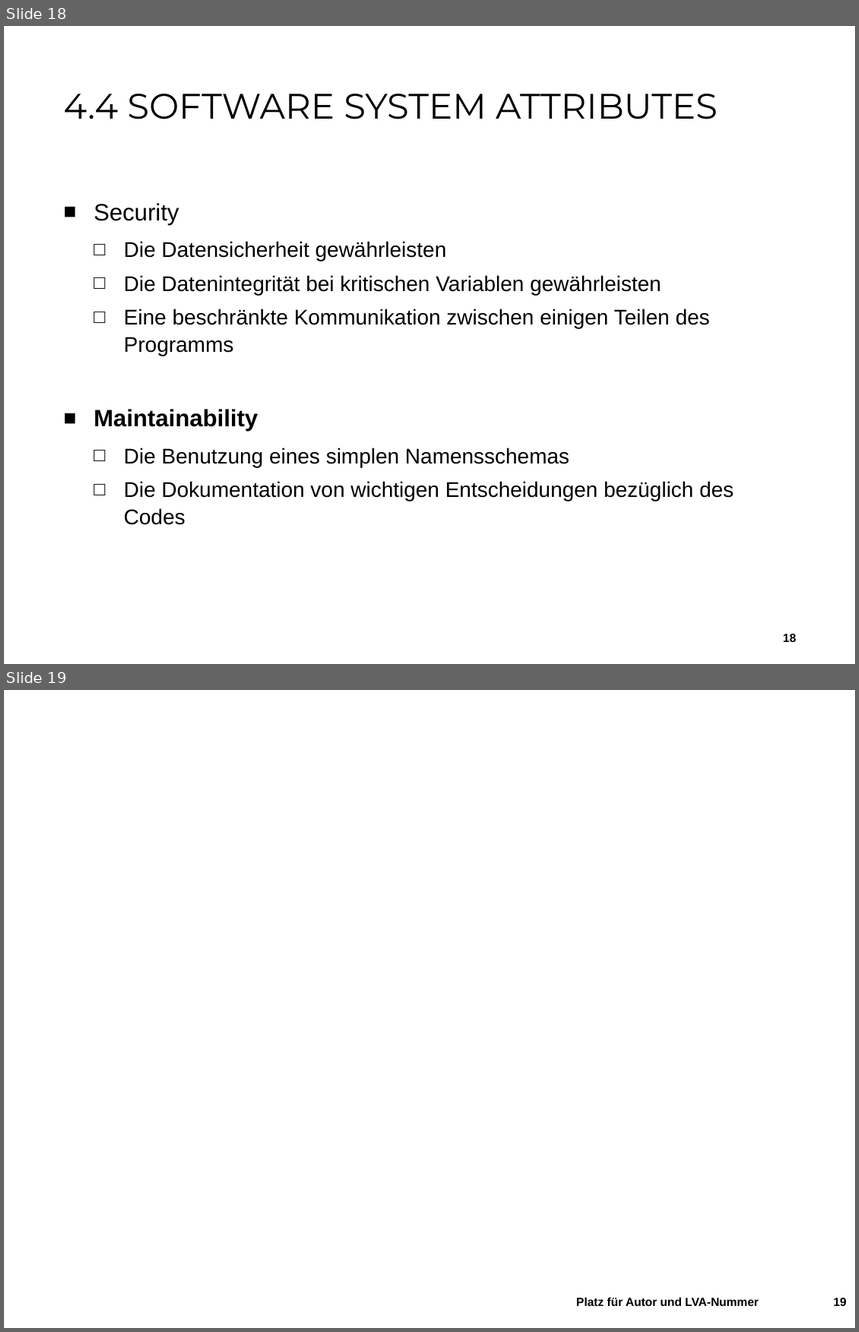
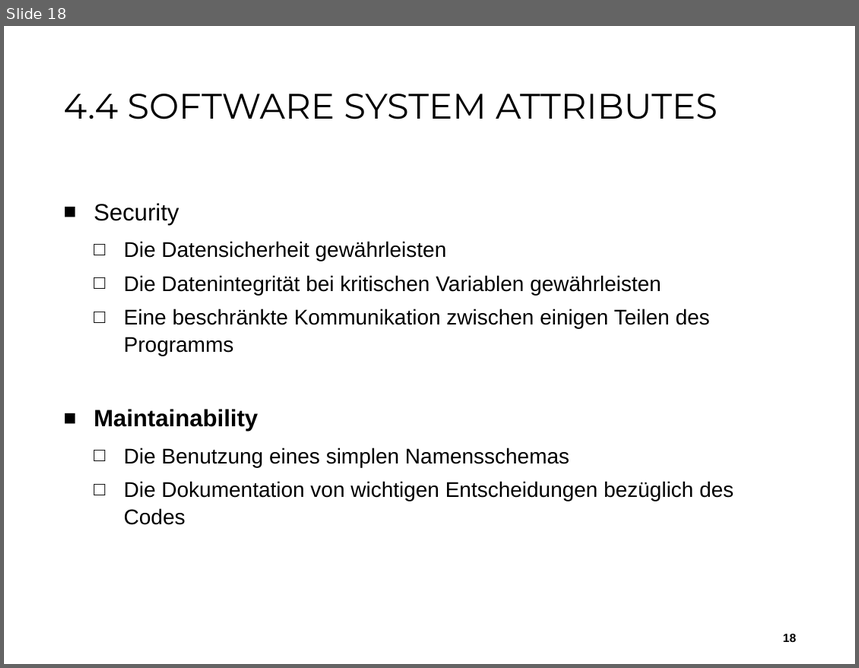
Before and after one commit to aistleithnera/258321_DKE_PR, a slide deck: Dokumente/Anforderungsanalyse/Anforderungsanaylse_Praesentation.pptx. Shown one above the other, each under a label of ours: slides 18 and 19 before the commit, slide 18 after it. The pictures are 859x1332 and 859x668 pixels, drawn with LibreOffice and Linux fonts; fonts in the diff are those of the drawing; background and template pictures are left out. Boxes give left, top, right and bottom in pixels: in the first picture for what was removed or moved away, otherwise in the second. Text is boxed around its words. In the diff, an @@ line names an element or a change of style, - is before the commit and + after.

```diff
--- a/Dokumente/Anforderungsanalyse/Anforderungsanaylse_Praesentation.pptx
+++ b/Dokumente/Anforderungsanalyse/Anforderungsanaylse_Praesentation.pptx
@@ slide 19 removed at box(4, 690, 855, 1328), background #FFFFFF @@
@@ text removed at box(576, 1297, 759, 1306) @@
-Platz für Autor und LVA-Nummer
@@ page number removed at box(834, 1298, 847, 1306) @@
-19
```
Also in this commit, not shown: 1 slide added, 1 other file.
